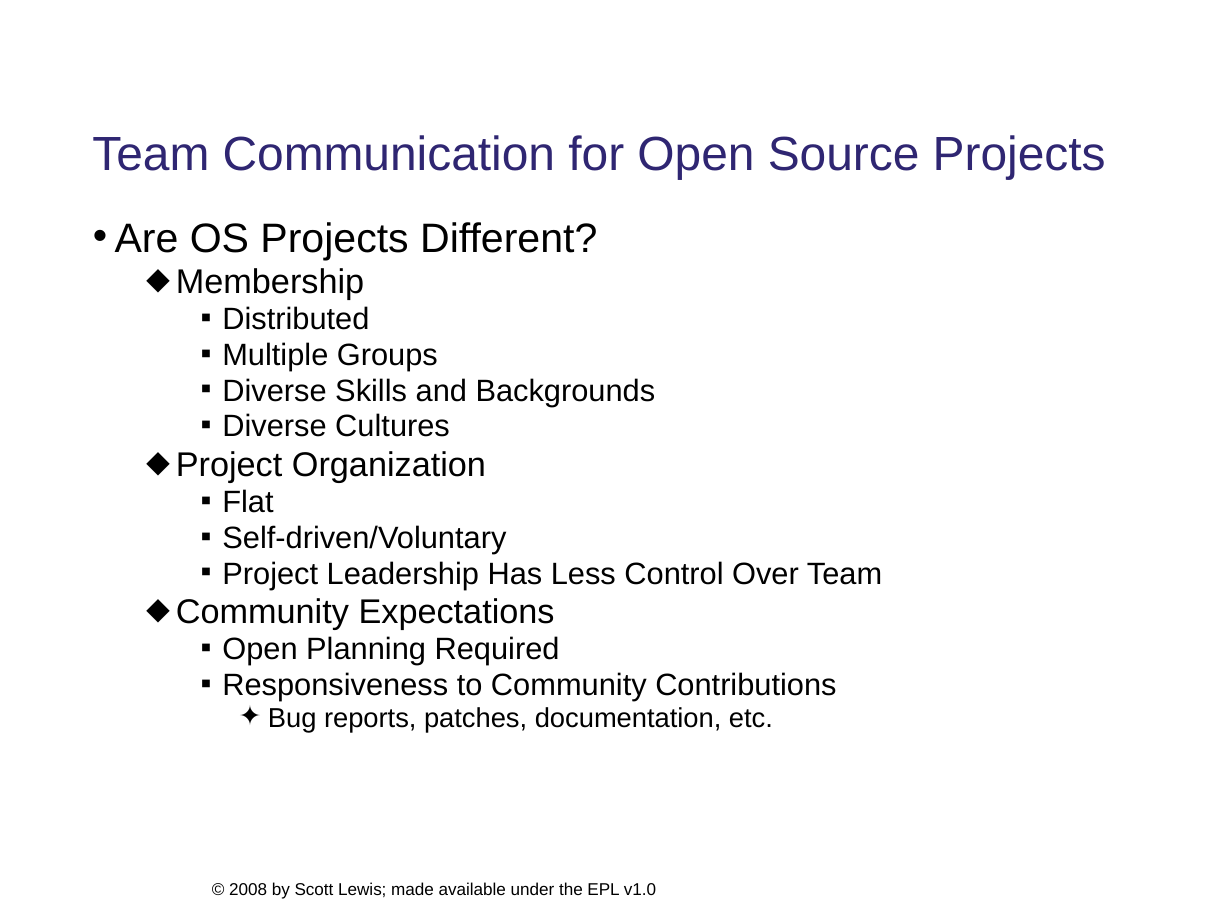
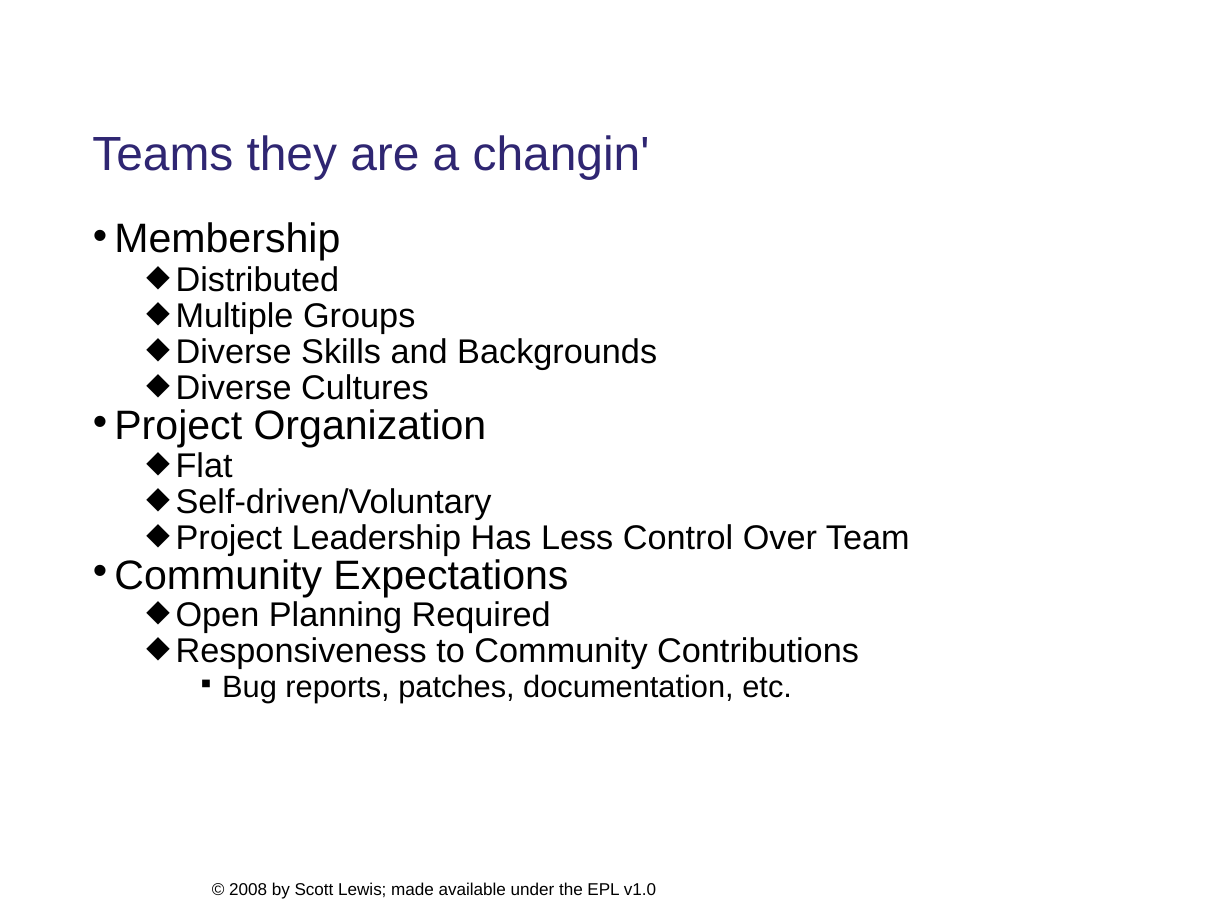
Before and after one commit to eclipse/ecf-website, a slide deck: slide 2 of presentations/eclipsecon2008/longtalk134/ecf_eclipsecon2008_134_DRAFT.ppt. Drawn at 1232x924 pixels with LibreOffice and Linux fonts; fonts in the diff are those of the drawing; background and template pictures are left out. Boxes give left, top, right and bottom in pixels: in the first picture for what was removed or moved away, otherwise in the second. Text is boxed around its words. In the diff, an @@ line names an element or a change of style, - is before the commit and + after.

Commit message:
Slide update

```diff
--- a/presentations/eclipsecon2008/longtalk134/ecf_eclipsecon2008_134_DRAFT.ppt
+++ b/presentations/eclipsecon2008/longtalk134/ecf_eclipsecon2008_134_DRAFT.ppt
@@ title at [92,135,650,179]: text changed @@
-Team Communication for Open Source Projects
+Teams they are a changin'
@@ text "Membership" at [114,222,910,702]: size 20 to 24 pt in "Membership", "Project Organization", "Community Expectations"; size 18 to 20 pt in "Distributed", "Multiple Groups", "Diverse Skills and Backgrounds", "Diverse Cultures" and 5 more places; size 16 to 18 pt in "Bug reports, patches, documentation, etc."; bullet ⬥ to •; list level 2 to 1 in "Membership"; bullet ▪ to ⬥; list level 3 to 2 in "Distributed"; line spacing 0.76 to 0.58; list level 3 to 2 in "Multiple Groups"; list level 3 to 2 in "Diverse Skills and Backgrounds"; list level 3 to 2 in "Diverse Cultures"; list level 2 to 1 in "Project Organization"; list level 3 to 2 in "Flat"; list level 3 to 2 in "Self-driven/Voluntary"; list level 3 to 2 in "Project Leadership Has Less Control ..."; list level 2 to 1 in "Community Expectations"; list level 3 to 2 in "Open Planning Required"; list level 3 to 2 in "Responsiveness to Community Contributions"; bullet ✦ to ▪; list level 4 to 3 in "Bug reports, patches, documentation, etc." @@
@@ text at [115,222,597,260]: paragraph removed @@
-• Are OS Projects Different?
```
Also in this commit, not shown: 16 other slides changed, 1 other file.
